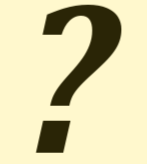
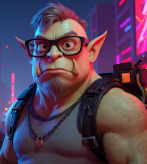
Comparing the layer stacks of the two 147px x 164px images. Changes:
added layer "Calque copié #1" above "Calque copié" over 0, 0, 147, 164
added layer "Calque copié" above "?" over 0, 0, 147, 164
